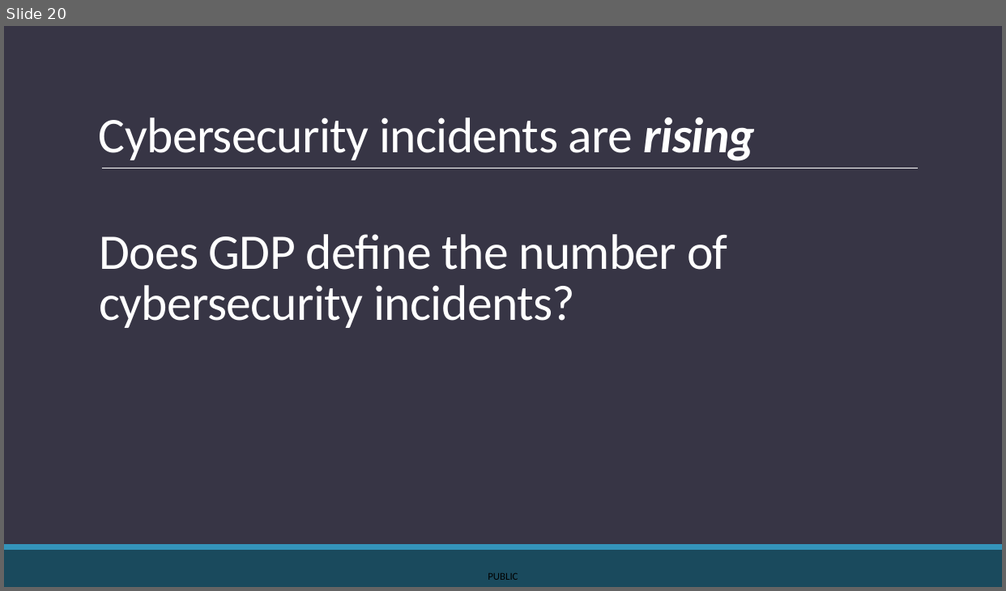
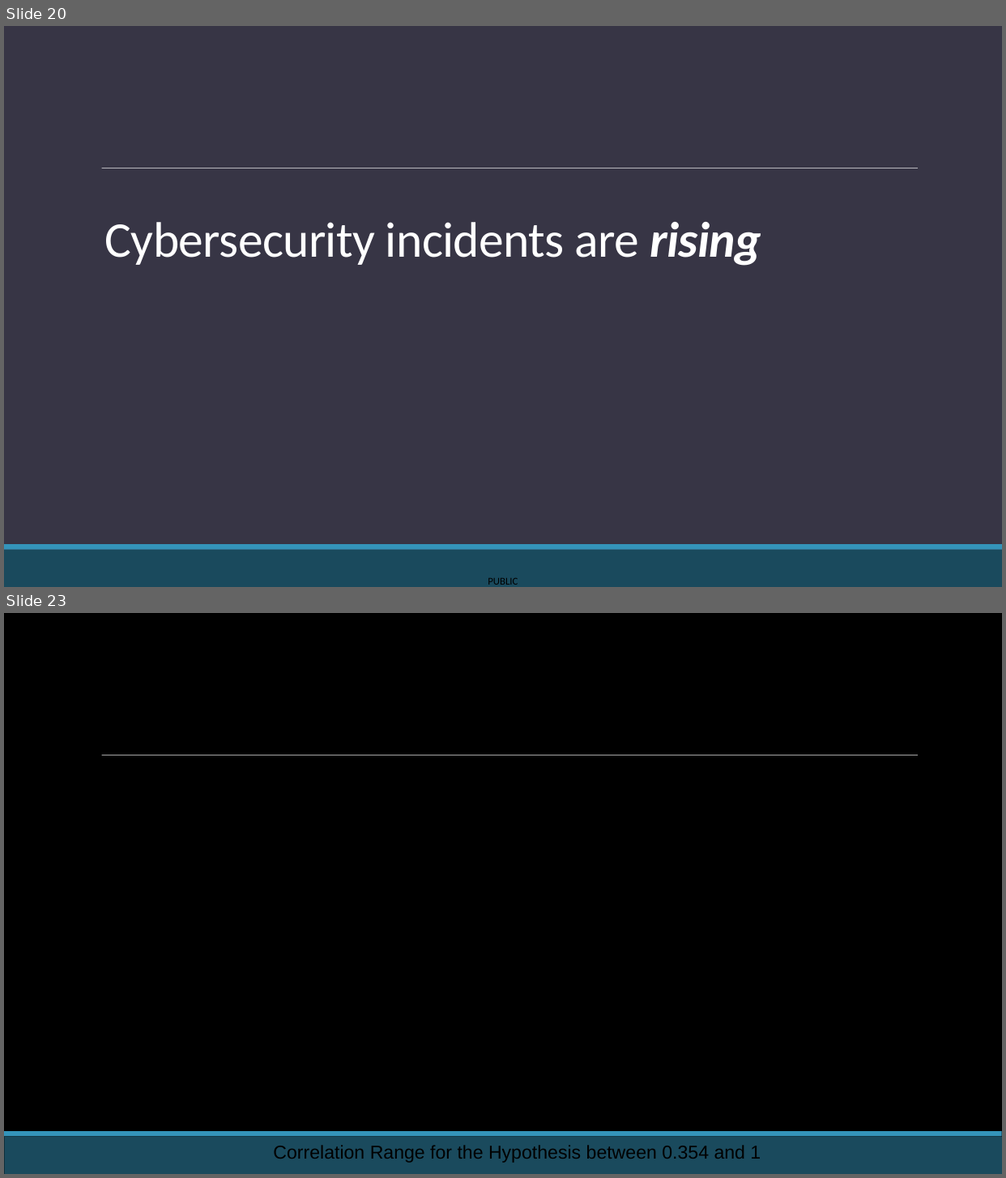
Before and after one commit to KozA777/cyber_project, a slide deck: FINAL_PRESENTATION.pptx. Shown one above the other, each under a label of ours: slide 20 before the commit, slides 20 and 23 after it; the slides between them are not shown. The pictures are 1006x591 and 1006x1178 pixels, drawn with LibreOffice and Linux fonts; fonts in the diff are those of the drawing; background and template pictures are left out. Boxes give left, top, right and bottom in pixels: in the first picture for what was removed or moved away, otherwise in the second. Text is boxed around its words. In the diff, an @@ line names an element or a change of style, - is before the commit and + after.

```diff
--- a/FINAL_PRESENTATION.pptx
+++ b/FINAL_PRESENTATION.pptx
@@ slide 23 added at (x1=4, y1=613, x2=1002, y2=1174), background picture (left out); not listed: 3 template elements that a slide beside it also shows @@
@@ text added at (x1=273, y1=1145, x2=761, y2=1163), 18 pt, text #000000 @@
+Correlation Range for the Hypothesis between 0.354 and 1
@@ slide 20 changed as well @@
@@ title "Cybersecurity incidents are rising" moved from (x1=99, y1=118, x2=756, y2=161) to (x1=105, y1=222, x2=761, y2=266) @@
@@ title removed at (x1=99, y1=234, x2=728, y2=328) @@
-Does GDP define the number of cybersecurity incidents?
@@ text "PUBLIC" moved from (x1=488, y1=574, x2=518, y2=580) to (x1=488, y1=578, x2=518, y2=585) @@
```
Also in this commit, not shown: 19 other slides changed, 6 other slides added, 5 slides removed.
